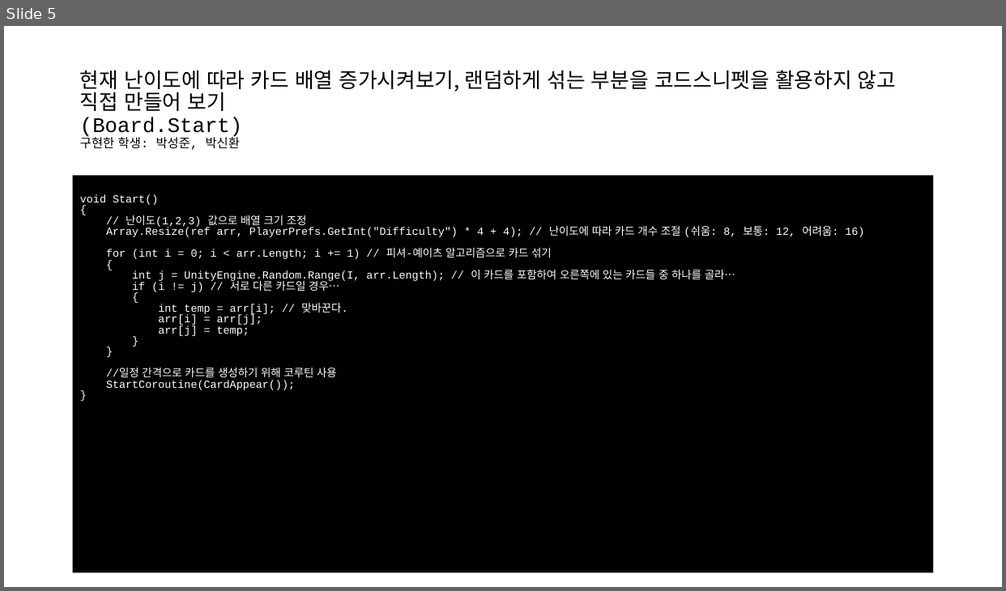
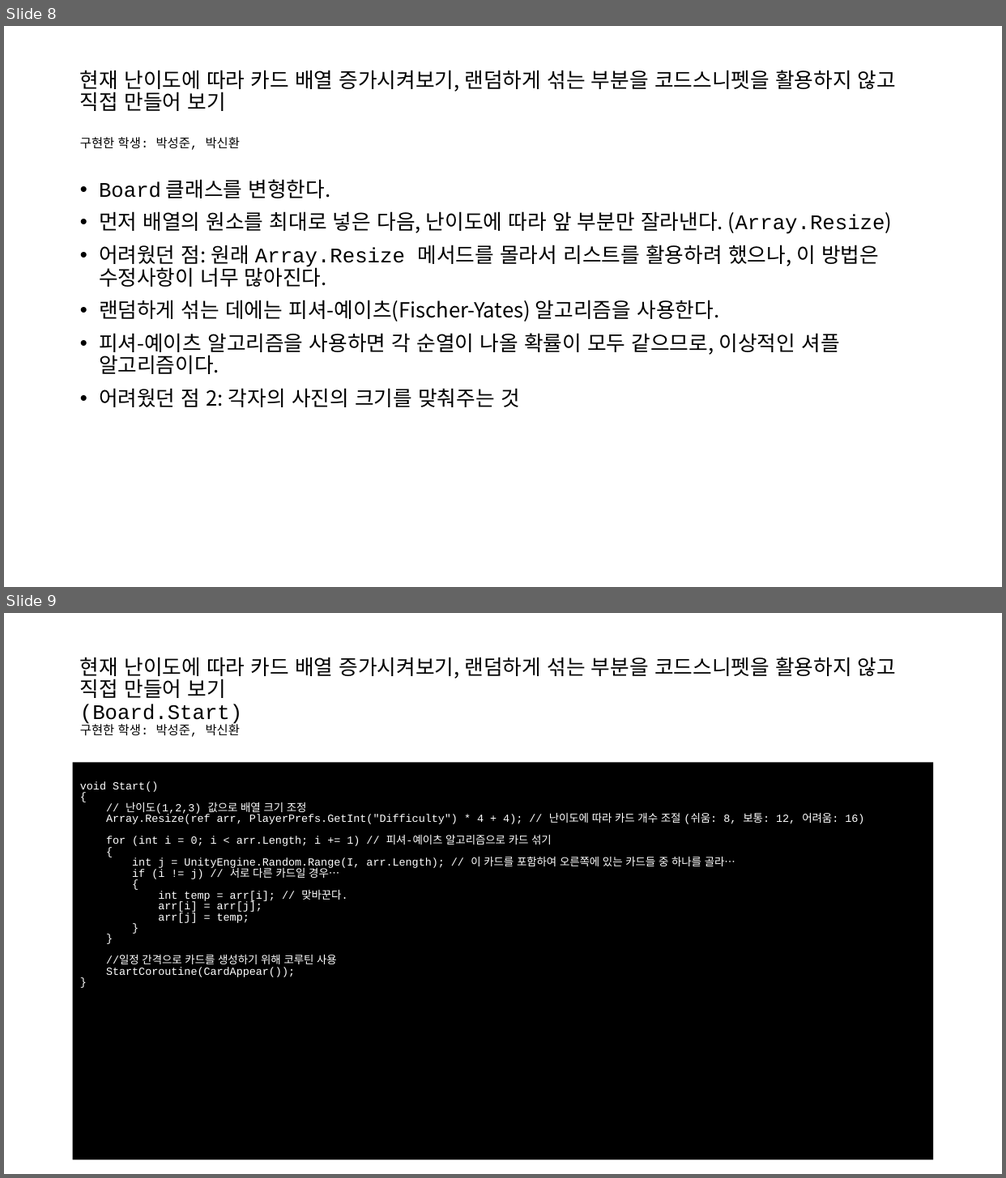
Before and after one commit to EnBalor/CardFlip, a slide deck: B-6 미니프로젝트 발표자료.pptx. Shown one above the other, each under a label of ours: slide 5 before the commit, slides 8 and 9 after it. The pictures are 1006x591 and 1006x1178 pixels, drawn with LibreOffice and Linux fonts; fonts in the diff are those of the drawing. Boxes give left, top, right and bottom in pixels: in the first picture for what was removed or moved away, otherwise in the second. Text is boxed around its words. In the diff, an @@ line names an element or a change of style, - is before the commit and + after.

```diff
--- a/B-6 미니프로젝트 발표자료.pptx
+++ b/B-6 미니프로젝트 발표자료.pptx
@@ slide 8 added at <box>4,26,1002,587</box>, background #FFFFFF @@
@@ title added at <box>80,70,896,150</box>, 20 pt, text #000000 @@
+현재 난이도에 따라 카드 배열 증가시켜보기, 랜덤하게 섞는 부분을 코드스니펫을 활용하지 않고 직접 만들어 보기
+구현한 학생: 박성준, 박신환
@@ text added at <box>99,179,893,408</box>, 20 pt, text #000000 @@
+• Board 클래스를 변형한다.
+• 먼저 배열의 원소를 최대로 넣은 다음, 난이도에 따라 앞 부분만 잘라낸다. (Array.Resize)
+• 어려웠던 점: 원래 Array.Resize 메서드를 몰라서 리스트를 활용하려 했으나, 이 방법은 수정사항이 너무 많아진다.
+• 랜덤하게 섞는 데에는 피셔-예이츠(Fischer-Yates) 알고리즘을 사용한다.
+• 피셔-예이츠 알고리즘을 사용하면 각 순열이 나올 확률이 모두 같으므로, 이상적인 셔플 알고리즘이다.
+• 어려웠던 점 2: 각자의 사진의 크기를 맞춰주는 것
@@ what was slide 5 is now slide 9 @@
```
Also in this commit, not shown: 1 slide changed, 8 other slides added, 1 other file.
